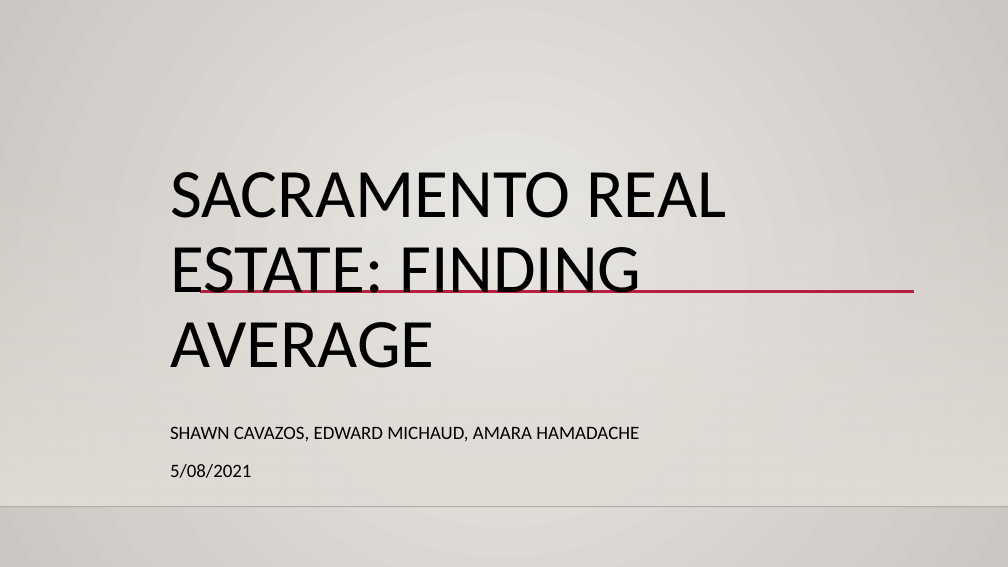
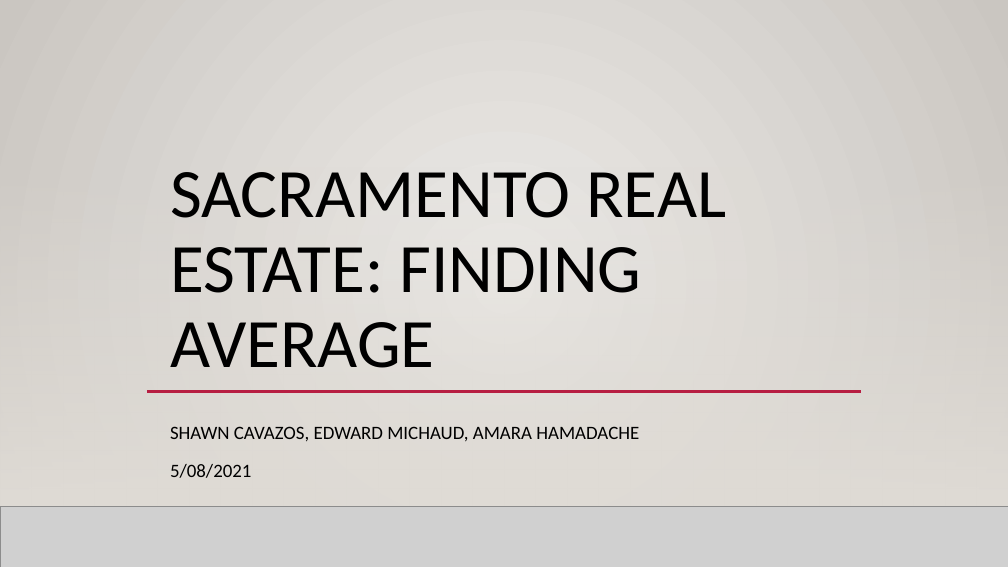
Before and after one commit to scavazos4/Project_One, a slide deck: slide 1 of Sacramento Real Estate.pptx. Drawn at 1008x567 pixels with LibreOffice and Linux fonts; fonts in the diff are those of the drawing; grey boxes stand for pictures; background and template pictures are left out. Boxes give left, top, right and bottom in pixels: in the first picture for what was removed or moved away, otherwise in the second. Text is boxed around its words. In the diff, an @@ line names an element or a change of style, - is before the commit and + after.

```diff
--- a/Sacramento Real Estate.pptx
+++ b/Sacramento Real Estate.pptx
@@ rectangle added at [0, 0, 1008, 567], fill gradient #ECEAE7 to #CAC7C1 @@
@@ rectangle added at [0, 167, 1008, 507], fill gradient #DFDBD5 @@
@@ line added from (147, 392) to (862, 392), #B71E42 2.5 pt @@
@@ picture added at [0, 507, 1008, 567] @@
```
Also in this commit, not shown: 1 other slide changed.
